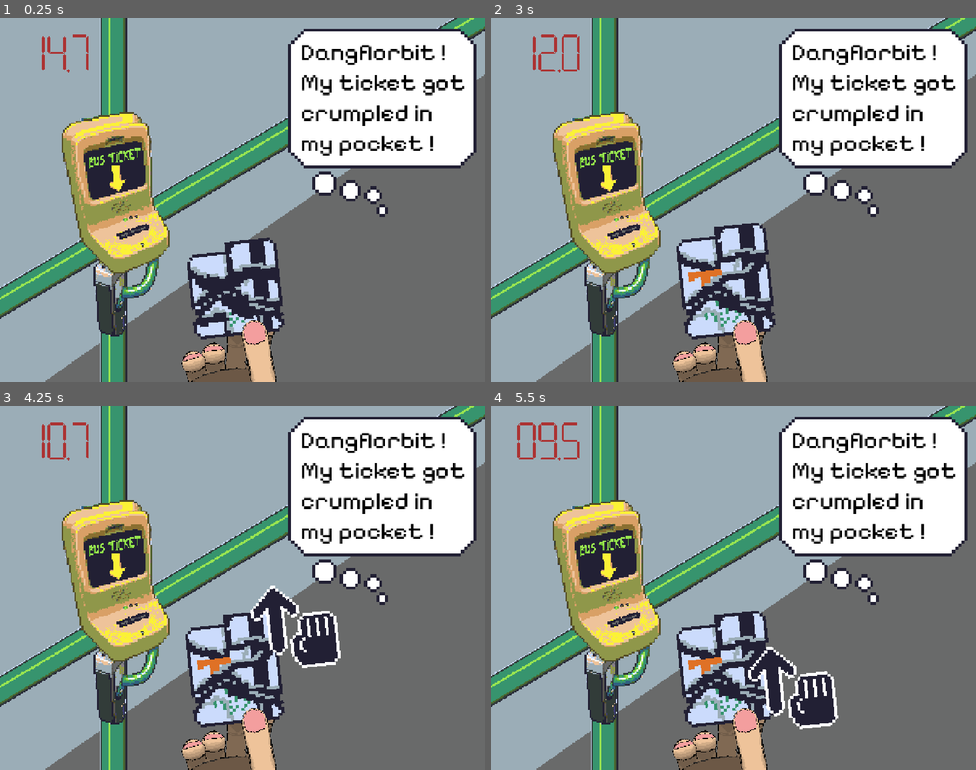
Above: before the commit, frames 1-4 (two rows, left to right).
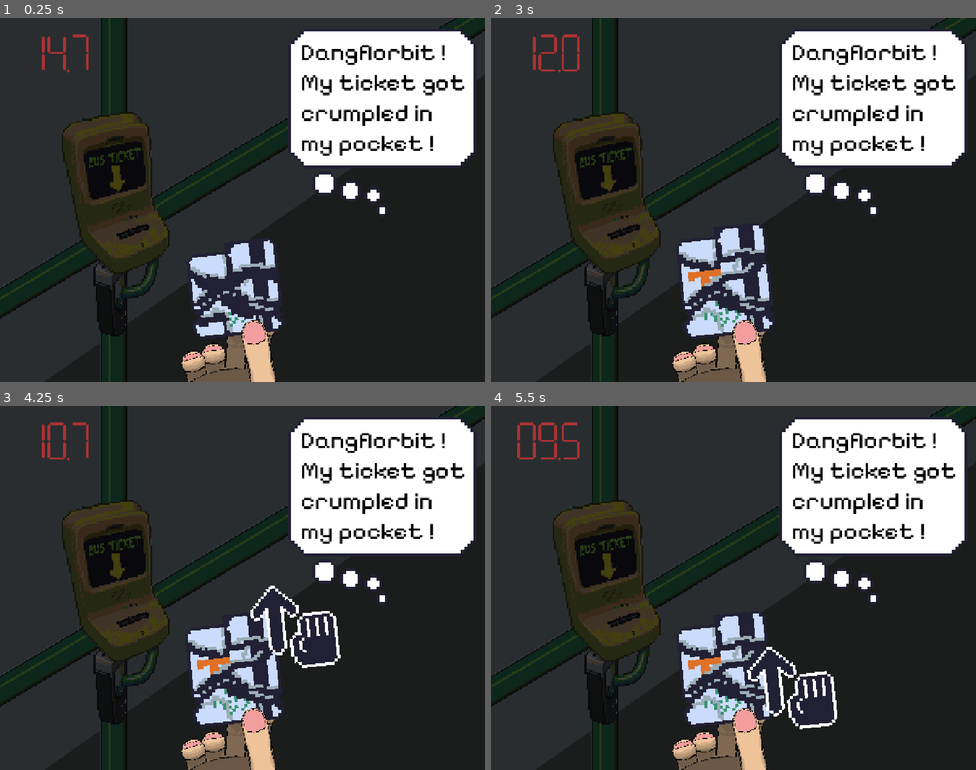
Above: after the commit, the same moments.

Repository: tom-frantz/gmtk-2026
Game: Godot game, scene res://scenes/minigames/crumpled_ticket/minigame_crumpled_ticket.tscn
Same seed, same stepped clock (60 frames per second), same inputs: the game is played once before the commit and once after it. This scene is started directly instead of the project's main scene. Sound files missing from this copy of the repository are replaced by a short silence.
Inputs (mouse positions are in pixels of both pictures, inside the frame that each line leads up to):
- Up to frame 1 (0.25 s): no input
- Up to frame 2 (3 s): tap Enter at 0.5, 2 s; move the mouse to (840, 181) at 0.52 s; click (840, 181) at 0.6 s; tap Space at 1.25 s; drag from (636, 218) to (728, 287) at 1.27 s; move the mouse to (782, 119) at 2.02 s; click (782, 119) at 2.1 s; drag from (709, 272) to (588, 145) at 2.77 s
- Up to frame 3 (4.25 s): move the mouse to (388, 642) at 3.52 s; click (388, 642) at 3.6 s
- Up to frame 4 (5.5 s): drag from (588, 533) to (723, 668) at 4.27 s; move the mouse to (757, 588) at 5.02 s; click (757, 588) at 5.1 s

The runs differ from the first frame. In frame 1, 78% of the frame differs, in the area x 0-100%, y 0-100%; in frame 2, 78%; in frame 3, 76%; in frame 4, 76%.

Commit message:
Crumpled Ticket Minigame - Make bg darker

Diff:
--- a/scenes/minigames/crumpled_ticket/minigame_crumpled_ticket.tscn
+++ b/scenes/minigames/crumpled_ticket/minigame_crumpled_ticket.tscn
@@ -35,6 +35,7 @@
 script = ExtResource("1_8u4w2")
 
 [node name="bg" type="Sprite2D" parent="." unique_id=711662324]
+modulate = Color(0.26293245, 0.26293245, 0.26293245, 1)
 texture_filter = 1
 position = Vector2(586, 444)
 scale = Vector2(1.9286225, 1.9286225)
@@ -61,7 +62,7 @@
 label_settings = SubResource("LabelSettings_r1ynv")
 
 [node name="Node2D" type="Node2D" parent="." unique_id=1640025491]
-position = Vector2(260, 488)
+position = Vector2(259, 488)
 scale = Vector2(0.45, 0.45)
 
 [node name="Sprite2D2" type="Sprite2D" parent="Node2D" unique_id=333318607]
@@ -95,32 +96,32 @@
 [node name="Sprite2D3" type="Sprite2D" parent="." unique_id=1626651155]
 modulate = Color(0.45323175, 0.45323175, 0.45323175, 1)
 texture_filter = 1
-position = Vector2(633, 1073)
+position = Vector2(632, 1073)
 rotation = -0.12124562
 scale = Vector2(5.3147554, 1.4707383)
 texture = ExtResource("3_wou8l")
 offset = Vector2(-1.4993896, -39.25226)
 
 [node name="CrumpledTicket" parent="." unique_id=1650048893 instance=ExtResource("1_744sh")]
-position = Vector2(608, 590)
+position = Vector2(607, 590)
 rotation = -0.10471976
 scale = Vector2(8, 8)
 drag_distance = 60.0
 
 [node name="Sprite2D" type="Sprite2D" parent="." unique_id=1964559488]
 texture_filter = 1
-position = Vector2(347, 376.00006)
+position = Vector2(346, 376.00006)
 rotation = 2.949634
 scale = Vector2(1.5794761, 1.6117032)
 texture = ExtResource("3_wou8l")
 offset = Vector2(-146.35669, -355.17096)
 
 [node name="Sprite2D2" type="Sprite2D" parent="." unique_id=1988860470]
-position = Vector2(50, 293)
+position = Vector2(49, 293)
 offset = Vector2(-288, -304)
 
 [node name="MoveUpHint" parent="." unique_id=802615480 instance=ExtResource("4_wou8l")]
-position = Vector2(796, 753.00006)
+position = Vector2(795, 753.00006)
 rotation = -0.10471976
 scale = Vector2(8, 8)
 
